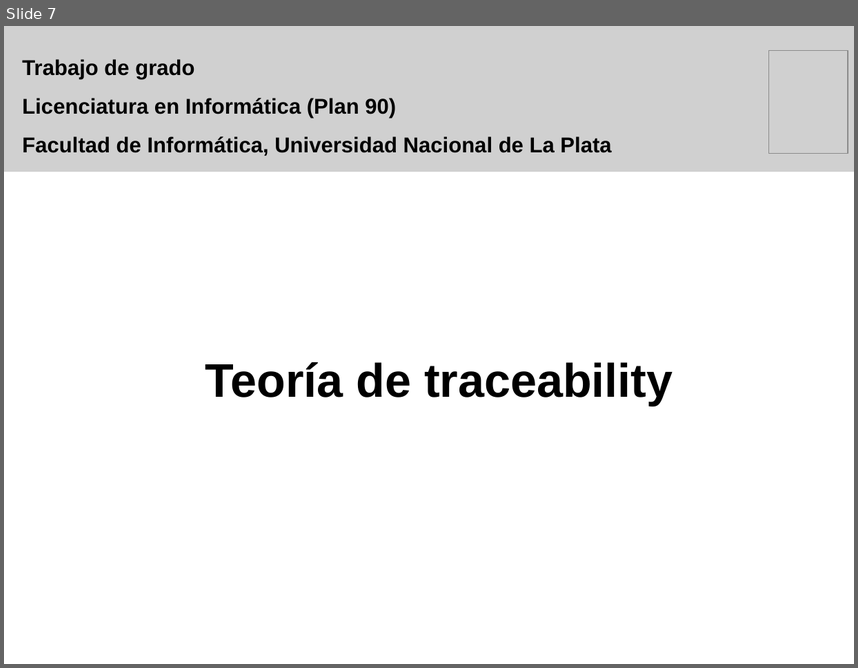
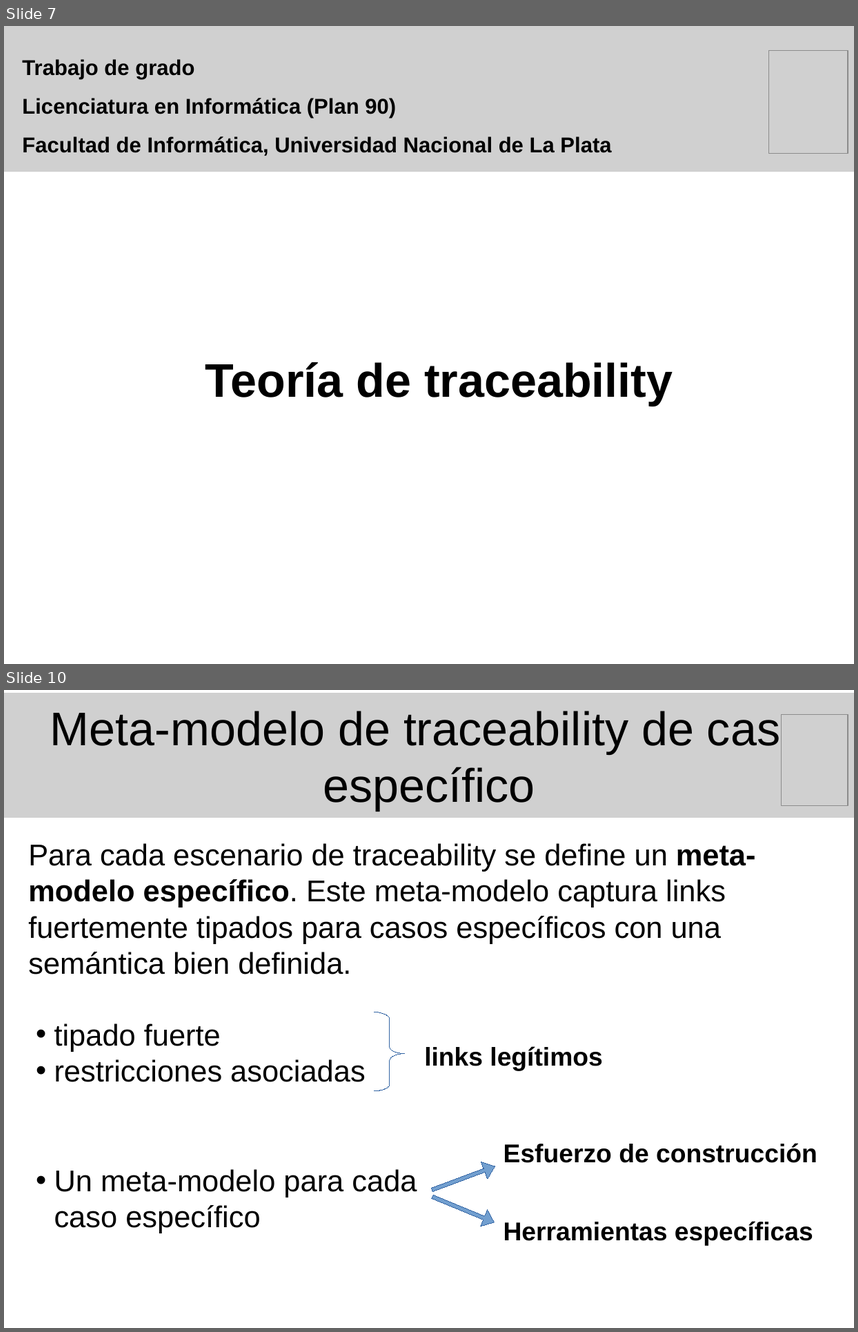
Before and after one commit to marianogili/TraceabilityEditor, a slide deck: Presentacion/PresentacionGili.odp. Shown one above the other, each under a label of ours: slide 7 before the commit, slides 7 and 10 after it; the slides between them are not shown. The pictures are 858x668 and 858x1332 pixels, drawn with LibreOffice and Linux fonts; fonts in the diff are those of the drawing; grey boxes stand for pictures. Boxes give left, top, right and bottom in pixels: in the first picture for what was removed or moved away, otherwise in the second. Text is boxed around its words. In the diff, an @@ line names an element or a change of style, - is before the commit and + after.

Commit message:
Presentación de la tesis: Tería de traceability -> Meta-modelos de traceability.

```diff
--- a/Presentacion/PresentacionGili.odp
+++ b/Presentacion/PresentacionGili.odp
@@ slide 10 added at (x1=4, y1=690, x2=854, y2=1328), background #FFFFFF @@
@@ picture added at (x1=4, y1=693, x2=854, y2=818), 44 pt, text #000000 @@
+Meta-modelo de traceability de caso específico
@@ picture added at (x1=782, y1=714, x2=849, y2=805) @@
@@ text added at (x1=28, y1=843, x2=756, y2=974), 28 pt, text #000000 @@
+Para cada escenario de traceability se define un meta-modelo específico. Este meta-modelo captura links fuertemente tipados para casos específicos con una semántica bien definida.
@@ freeform shape added at (x1=375, y1=1012, x2=404, y2=1090), outline #3465A4 0 pt @@
@@ text added at (x1=54, y1=1023, x2=366, y2=1082), 28 pt, text #000000 @@
+• tipado fuerte
+• restricciones asociadas
@@ text added at (x1=424, y1=1046, x2=602, y2=1071), 24 pt, text #000000, bold @@
+links legítimos
@@ text added at (x1=504, y1=1143, x2=818, y2=1163), 24 pt, text #000000, bold @@
+Esfuerzo de construcción
@@ right arrow added at (x1=430, y1=1158, x2=499, y2=1199), fill #729FCF, outline #3465A4 0 pt @@
@@ text added at (x1=54, y1=1169, x2=417, y2=1233), 28 pt, text #000000 @@
+• Un meta-modelo para cada caso específico
@@ right arrow added at (x1=429, y1=1187, x2=498, y2=1230), fill #729FCF, outline #3465A4 0 pt @@
@@ text added at (x1=504, y1=1221, x2=813, y2=1245), 24 pt, text #000000, bold @@
+Herramientas específicas
```
Also in this commit, not shown: 2 other slides added, 11 slides removed.
